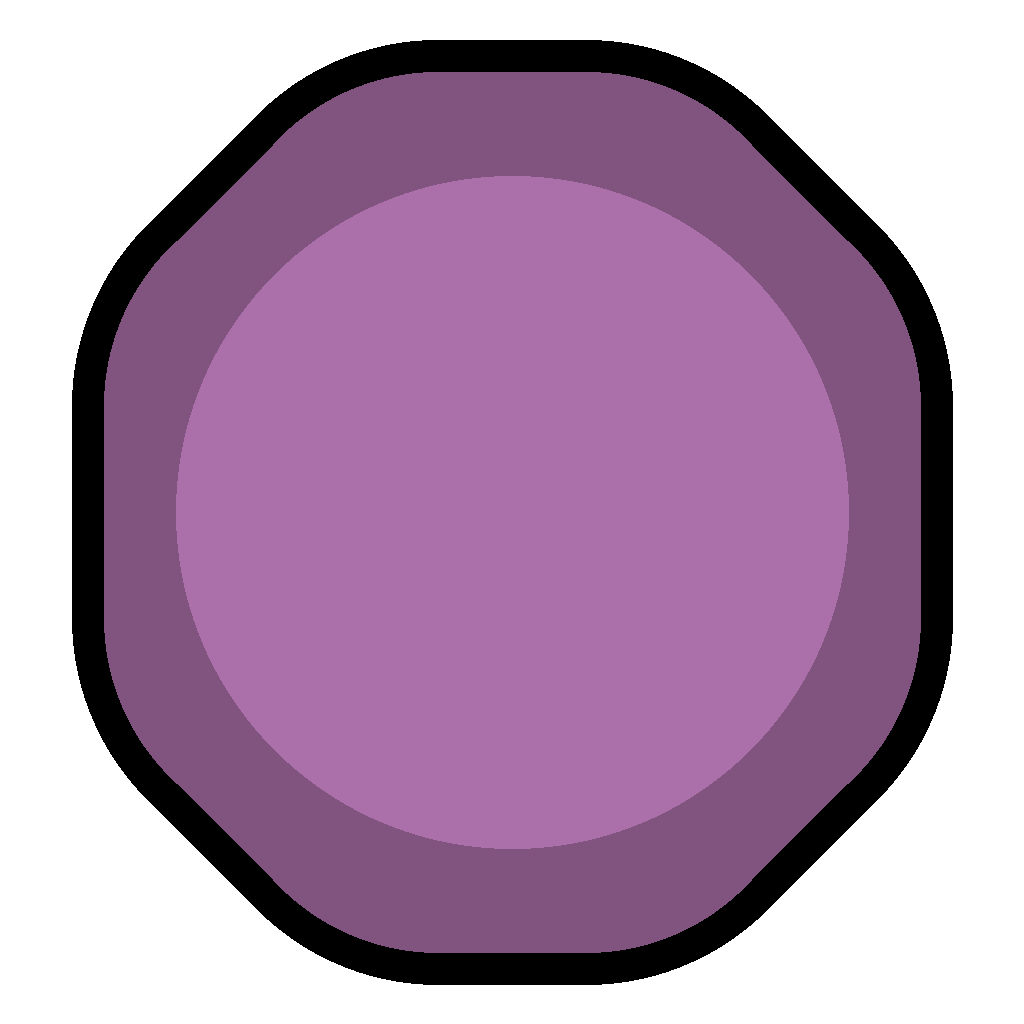
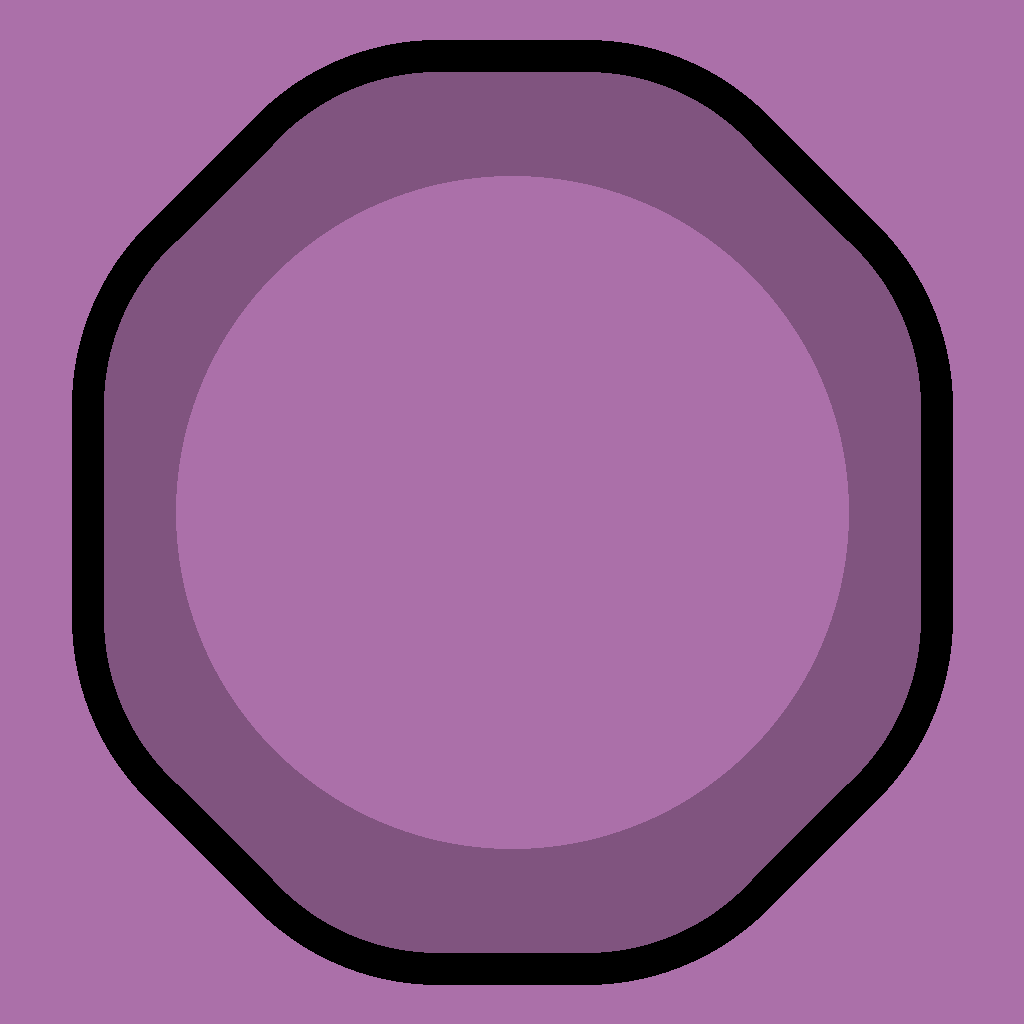
Layer changes from the first 1024 x 1024 image to the second:
added layer "Color" (multiply) above "Inner" over left=0, top=0, right=1024, bottom=1024
renamed "Circular fill" to "Inner", painted on it over left=176, top=176, right=849, bottom=849
renamed "Plum rim" to "Outer", painted on it over left=104, top=72, right=921, bottom=953
